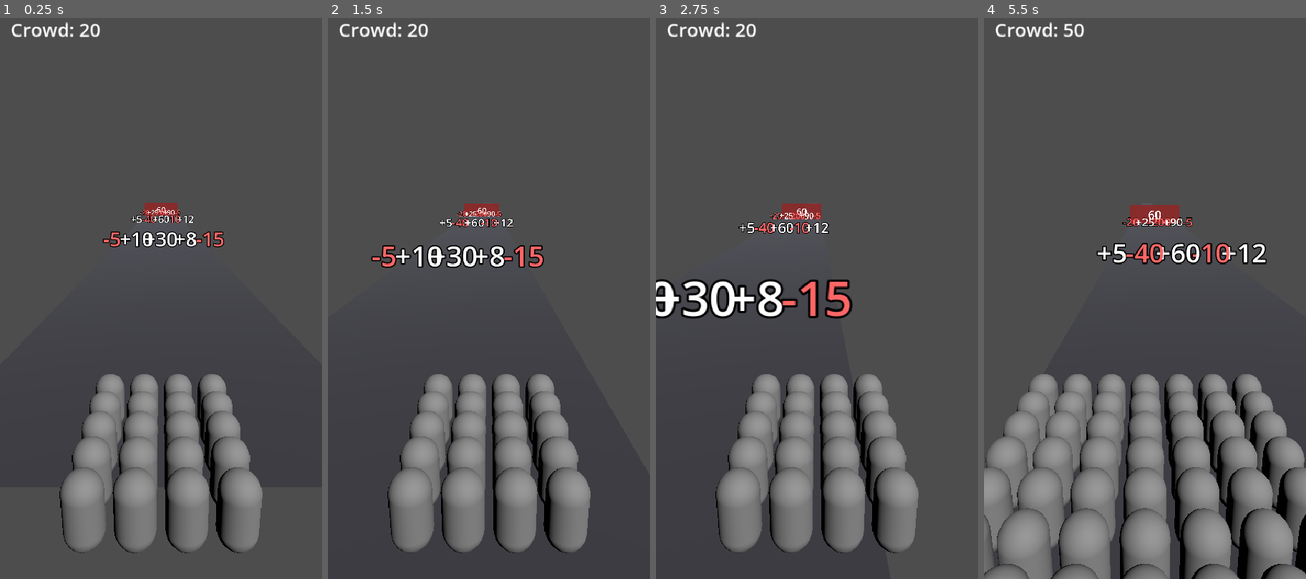
Above: before the commit, frames 1-4 (left to right).
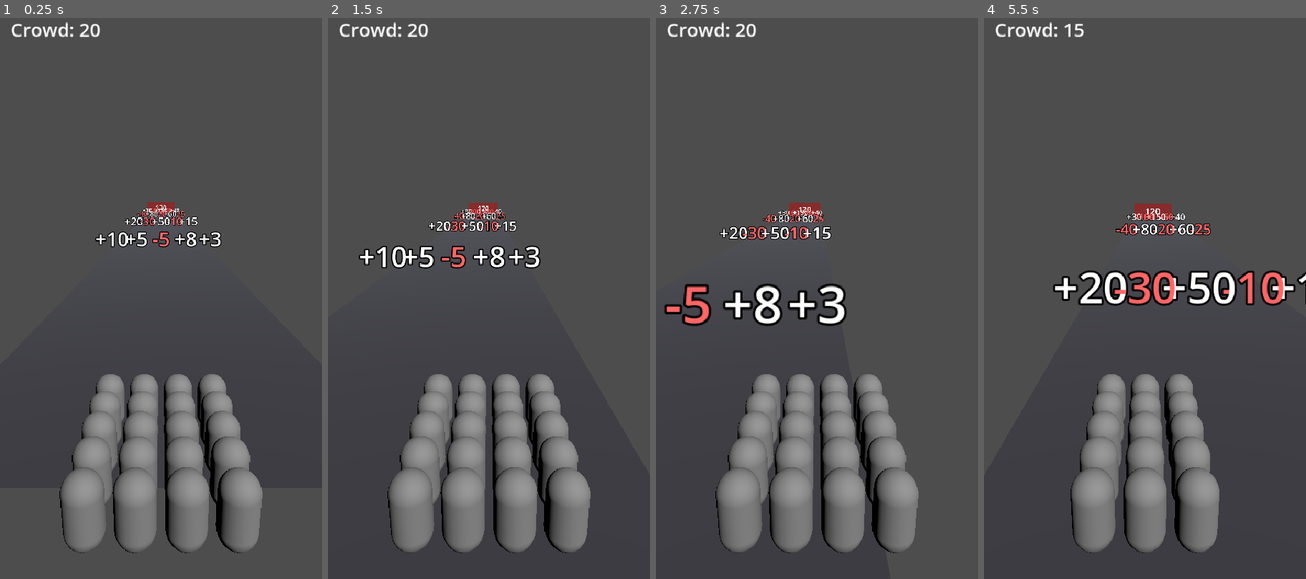
Above: after the commit, the same moments.

Repository: hobsojam/steven-bolt
Game: Godot game, scene res://scenes/main.tscn
The game is run twice, just before and just after one commit, with the same random seed, the same clock (stepped at 60 frames per second) and the same inputs.
Inputs (mouse positions are in pixels of both pictures, inside the frame that each line leads up to):
- Up to frame 1 (0.25 s): no input
- Up to frame 2 (1.5 s): tap Enter (ui_accept) at 0.5, 0.77 s; move the mouse to (559, 264) at 0.52 s; hold Right (lane_right) 0.53-1.25 s; click (559, 264) at 0.67 s; drag from (424, 320) to (472, 405) at 1.27 s
- Up to frame 3 (2.75 s): move the mouse to (849, 163) at 2.02 s; hold Right (lane_right) from 2.03 s (still down)
- Up to frame 4 (5.5 s): release Right (lane_right) at 2.75 s; drag from (1128, 405) to (1048, 208) at 2.77 s; move the mouse to (1241, 377) at 3.52 s; hold Left (lane_left) 3.53-4.25 s; tap Enter (ui_accept) at 3.77 s; drag from (1048, 208) to (1096, 147) at 4.27 s; move the mouse to (1161, 292) at 5.02 s; hold Left (lane_left) from 5.03 s (still down); click (1161, 292) at 5.17 s

The runs differ from the first frame. In frame 1, 1.1% of the frame differs, in the area x 29-70%, y 32-41%; in frame 2, 2.1%; in frame 3, 4.3%; in frame 4, 24%, in the area x 0-100%, y 1-100%.

Commit message:
Author the full MVP level: pacing, speed ramp, and a finish line
Replaces the placeholder gate rows with the real hand-authored level:
four escalating gate rows (start count 20) plus a toll wall at distance
110 (threshold 120), finishing at distance 140. Row 1's "obvious" center
lane hides a small penalty; row 4 puts its jackpot lane between two
harsh losses so a miss-steer is costly - satisfies the spec's
deceptive-gate-row and escalating-threshold difficulty knobs.

Run speed now ramps via RunRules.current_speed(elapsed_time), capped at
MAX_RUN_SPEED, instead of holding constant - the spec's third
difficulty knob. Adds a FINISHED run state alongside GAME_OVER: clearing
the level's length now ends the run distinctly from failing it, and the
HUD (renamed GameOverLabel -> EndRunLabel) shows "LEVEL COMPLETE" with
the final crowd count instead of always saying "GAME OVER." Track mesh
is right-sized to the new level length. Exact numbers are a first pass;
final balance still needs a real playtest pass in-editor.

Diff:
--- a/scenes/main.tscn
+++ b/scenes/main.tscn
@@ -7,7 +7,7 @@
 [ext_resource type="Script" path="res://scripts/crowd_visual.gd" id="5_visual"]
 
 [sub_resource type="PlaneMesh" id="PlaneMesh_track"]
-size = Vector2(8, 400)
+size = Vector2(8, 180)
 
 [sub_resource type="StandardMaterial3D" id="StandardMaterial3D_track"]
 albedo_color = Color(0.25, 0.25, 0.28, 1)
@@ -28,7 +28,7 @@
 script = ExtResource("1_run")
 
 [node name="Track" type="MeshInstance3D" parent="."]
-position = Vector3(0, 0, -200)
+position = Vector3(0, 0, -90)
 mesh = SubResource("PlaneMesh_track")
 surface_material_override/0 = SubResource("StandardMaterial3D_track")
 
@@ -62,7 +62,7 @@
 theme_override_font_sizes/font_size = 28
 text = "Crowd: 0"
 
-[node name="GameOverLabel" type="Label" parent="Hud"]
+[node name="EndRunLabel" type="Label" parent="Hud"]
 anchor_left = 0.5
 anchor_top = 0.5
 anchor_right = 0.5
--- a/scripts/game_hud.gd
+++ b/scripts/game_hud.gd
@@ -3,9 +3,16 @@
 @onready var _crowd = get_node("../CrowdController")
 @onready var _run = get_node("..")
 @onready var _crowd_label: Label = $CrowdCountLabel
-@onready var _game_over_label: Label = $GameOverLabel
+@onready var _end_run_label: Label = $EndRunLabel
 
 
 func _process(_delta: float) -> void:
 	_crowd_label.text = "Crowd: %d" % _crowd.crowd_count
-	_game_over_label.visible = _run.is_game_over()
+	if _run.is_game_over():
+		_end_run_label.text = "GAME OVER\nPress Enter to Restart"
+		_end_run_label.visible = true
+	elif _run.is_finished():
+		_end_run_label.text = "LEVEL COMPLETE\nCrowd: %d\nPress Enter to Restart" % _crowd.crowd_count
+		_end_run_label.visible = true
+	else:
+		_end_run_label.visible = false
--- a/scripts/level_one_definition.gd
+++ b/scripts/level_one_definition.gd
@@ -1,8 +1,22 @@
 extends RefCounted
 
-# Placeholder gate rows for exercising the crowd-math loop end to end.
-# The real hand-authored MVP level (escalating thresholds, deceptive gate
-# rows, a toll wall, speed ramp) lands in a later pass.
+# Hand-authored MVP level. Pacing (start count 20, RunRules.START_CROWD_COUNT):
+#   Row 1 @20  - introduces the mechanic; the "obvious" center lane hides a
+#                small penalty, teaching players to read every lane.
+#   Row 2 @40  - a big win sits directly beside a heavy loss, testing
+#                precision steering rather than just sign-reading.
+#   Row 3 @62  - values escalate and alternate sign every lane.
+#   Row 4 @85  - a jackpot lane flanked by two harsh penalty lanes; the
+#                deceptive trap is that the tempting *center* pick is both
+#                the biggest reward and one miss-steer away from the worst
+#                loss on the board.
+#   Toll  @110 - threshold tuned so a mostly-good run clears it with room to
+#                spare but a couple of bad picks along the way fails it.
+#   Finish@140 - short victory stretch after the wall.
+
+
+static func length() -> float:
+	return 140.0
 
 
 static func entries() -> Array[Dictionary]:
@@ -11,38 +25,49 @@
 			"distance": 20.0,
 			"kind": "gate_row",
 			"lanes": [
+				{"op": "+", "value": 10},
+				{"op": "+", "value": 5},
 				{"op": "-", "value": 5},
-				{"op": "+", "value": 10},
-				{"op": "+", "value": 30},
 				{"op": "+", "value": 8},
-				{"op": "-", "value": 15},
+				{"op": "+", "value": 3},
 			],
 		},
 		{
-			"distance": 45.0,
+			"distance": 40.0,
 			"kind": "gate_row",
 			"lanes": [
-				{"op": "+", "value": 5},
-				{"op": "-", "value": 40},
-				{"op": "+", "value": 60},
+				{"op": "+", "value": 20},
+				{"op": "-", "value": 30},
+				{"op": "+", "value": 50},
 				{"op": "-", "value": 10},
-				{"op": "+", "value": 12},
+				{"op": "+", "value": 15},
 			],
 		},
 		{
-			"distance": 70.0,
+			"distance": 62.0,
 			"kind": "gate_row",
 			"lanes": [
+				{"op": "-", "value": 40},
+				{"op": "+", "value": 80},
 				{"op": "-", "value": 20},
-				{"op": "+", "value": 25},
-				{"op": "-", "value": 200},
-				{"op": "+", "value": 90},
-				{"op": "-", "value": 5},
+				{"op": "+", "value": 60},
+				{"op": "-", "value": 25},
 			],
 		},
 		{
-			"distance": 90.0,
+			"distance": 85.0,
+			"kind": "gate_row",
+			"lanes": [
+				{"op": "+", "value": 30},
+				{"op": "-", "value": 100},
+				{"op": "+", "value": 150},
+				{"op": "-", "value": 60},
+				{"op": "+", "value": 40},
+			],
+		},
+		{
+			"distance": 110.0,
 			"kind": "toll_wall",
-			"threshold": 60,
+			"threshold": 120,
 		},
 	]
--- a/scripts/run_controller.gd
+++ b/scripts/run_controller.gd
@@ -1,6 +1,6 @@
 extends Node3D
 
-enum RunState { RUNNING, GAME_OVER }
+enum RunState { RUNNING, GAME_OVER, FINISHED }
 
 const RunRules := preload("res://scripts/run_rules.gd")
 const LevelOneDefinition := preload("res://scripts/level_one_definition.gd")
@@ -8,6 +8,7 @@
 const TollWallScript := preload("res://scripts/toll_wall.gd")
 
 var distance_traveled: float = 0.0
+var _elapsed_time: float = 0.0
 var _state: int = RunState.RUNNING
 var _level_entries: Array[Dictionary] = []
 var _next_entry_index: int = 0
@@ -25,13 +26,20 @@
 		if Input.is_action_just_pressed("ui_accept"):
 			get_tree().reload_current_scene()
 		return
-	distance_traveled += RunRules.RUN_SPEED * delta
+	_elapsed_time += delta
+	distance_traveled += RunRules.current_speed(_elapsed_time) * delta
 	_crowd.position.z = -distance_traveled
 	_resolve_pending_entries()
+	if _state == RunState.RUNNING and distance_traveled >= LevelOneDefinition.length():
+		_state = RunState.FINISHED
 
 
 func is_game_over() -> bool:
 	return _state == RunState.GAME_OVER
+
+
+func is_finished() -> bool:
+	return _state == RunState.FINISHED
 
 
 func _resolve_pending_entries() -> void:
--- a/scripts/run_rules.gd
+++ b/scripts/run_rules.gd
@@ -3,6 +3,8 @@
 const LANE_COUNT := 5
 const LANE_SPACING := 1.6
 const RUN_SPEED := 6.0
+const MAX_RUN_SPEED := 11.0
+const SPEED_RAMP_PER_SECOND := 0.15
 const LANE_SWITCH_SPEED := 10.0
 const SWIPE_THRESHOLD_PX := 40.0
 const START_CROWD_COUNT := 20
@@ -13,6 +15,10 @@
 
 static func lane_x(lane_index: int) -> float:
 	return (lane_index - (LANE_COUNT - 1) / 2.0) * LANE_SPACING
+
+
+static func current_speed(elapsed_time: float) -> float:
+	return minf(RUN_SPEED + SPEED_RAMP_PER_SECOND * elapsed_time, MAX_RUN_SPEED)
 
 
 static func apply_gate(count: int, op: String, value: int) -> int:
--- a/tests/run_tests.gd
+++ b/tests/run_tests.gd
@@ -18,6 +18,8 @@
 	_test_can_pass_toll_true_when_sufficient()
 	_test_can_pass_toll_false_when_insufficient()
 	_test_apply_toll_consumes_threshold()
+	_test_current_speed_ramps_up_over_time()
+	_test_current_speed_caps_at_max()
 
 	if _failures == 0:
 		print("All tests passed")
@@ -92,6 +94,21 @@
 	_assert_eq(RunRules.apply_toll(100, 60), 40, "toll wall consumes exactly the threshold amount")
 
 
+func _test_current_speed_ramps_up_over_time() -> void:
+	_assert_true(
+		RunRules.current_speed(10.0) > RunRules.current_speed(0.0),
+		"run speed increases as elapsed time increases"
+	)
+
+
+func _test_current_speed_caps_at_max() -> void:
+	_assert_eq(
+		RunRules.current_speed(10000.0),
+		RunRules.MAX_RUN_SPEED,
+		"run speed never exceeds MAX_RUN_SPEED"
+	)
+
+
 func _assert_true(condition: bool, message: String) -> void:
 	if not condition:
 		_failures += 1
